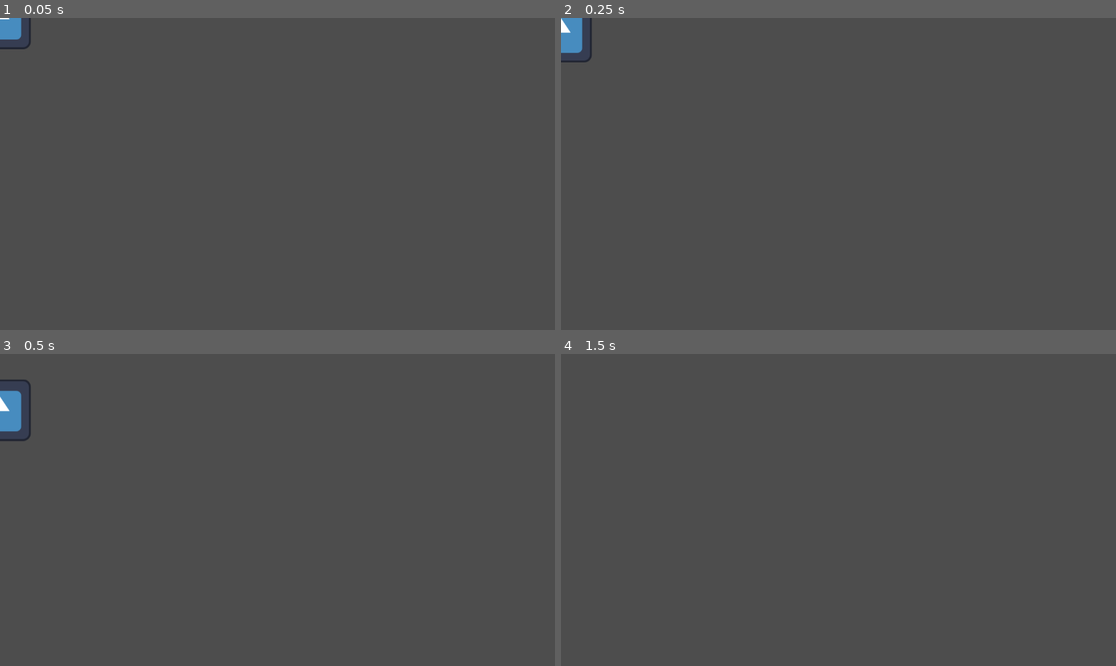
Above: before the commit, frames 1-4 (two rows, left to right).
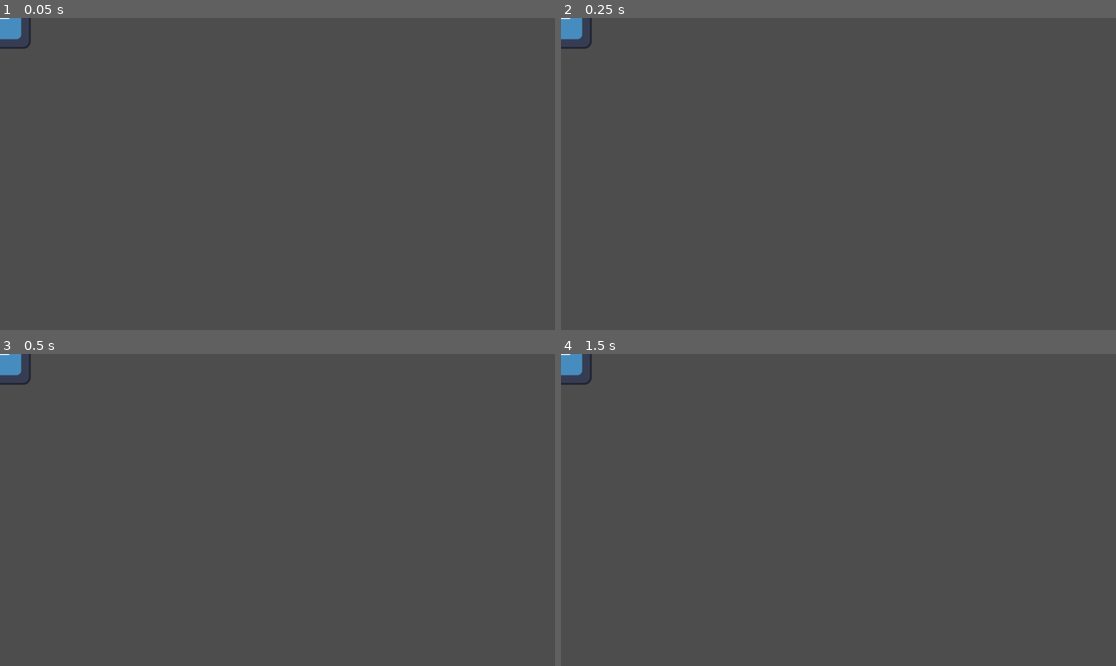
Above: after the commit, the same moments.

Repository: ygda-org/frog-jam
Game: Godot game, scene res://scenes/enemies/kite.tscn
Two runs of this game, one before a commit and one after it. Both use one fixed random seed, a clock stepped at 60 frames per second and the inputs below. This scene is started directly instead of the project's main scene. The engine's default icon, where the game draws it, is replaced by a stand-in: a white triangle on a blue panel in a dark square.
Inputs (mouse positions are in pixels of both pictures, inside the frame that each line leads up to):
- Up to frame 1 (0.05 s): no input
- Up to frame 2 (0.25 s): no input
- Up to frame 3 (0.5 s): no input
- Up to frame 4 (1.5 s): move the mouse to (960, 494) at 0.52 s; click (960, 494) at 0.67 s; move the mouse to (727, 525) at 1.27 s; click (727, 525) at 1.42 s

The runs differ from the first frame. In frame 1, less than 0.1% of the frame differs, in the area x 0-5%, y 0-11%; in frame 2, 0.3%; in frame 3, 0.9%, in the area x 0-6%, y 0-28%; in frame 4, 0.3%.
Error before the commit: Invalid access to property or key 'body_entered' on a base object of type 'Nil'. (res://scripts/base_enemy.gd:9)

Commit message:
Enemy stuff

Diff:
--- a/scenes/enemies/asteroid.tscn
+++ b/scenes/enemies/asteroid.tscn
@@ -1,3 +1,20 @@
-[gd_scene format=3 uid="uid://b6y3ebdr56vi2"]
+[gd_scene load_steps=5 format=3 uid="uid://b6y3ebdr56vi2"]
 
-[node name="Asteroid" type="Node2D"]
+[ext_resource type="Script" uid="uid://c58tvfxt37dea" path="res://scripts/asteroid.gd" id="1_08eb2"]
+[ext_resource type="PackedScene" uid="uid://drgak3ksju5sm" path="res://scenes/enemies/base_enemy_component.tscn" id="2_2h6hj"]
+[ext_resource type="Texture2D" uid="uid://b6uxw5tpddsw0" path="res://assets/images/Asteroid 1.png" id="3_j2n00"]
+
+[sub_resource type="CircleShape2D" id="CircleShape2D_w7b4c"]
+radius = 333.0
+
+[node name="Asteroid" type="RigidBody2D"]
+script = ExtResource("1_08eb2")
+
+[node name="BaseEnemyComponent" parent="." node_paths=PackedStringArray("parent") instance=ExtResource("2_2h6hj")]
+parent = NodePath("..")
+
+[node name="Sprite2D" type="Sprite2D" parent="."]
+texture = ExtResource("3_j2n00")
+
+[node name="CollisionShape2D" type="CollisionShape2D" parent="."]
+shape = SubResource("CircleShape2D_w7b4c")
--- a/scenes/enemies/kite.tscn
+++ b/scenes/enemies/kite.tscn
@@ -20,9 +20,11 @@
 }]
 
 [node name="Kite" type="RigidBody2D"]
+freeze = true
 script = ExtResource("1_jhdmt")
 
-[node name="BaseEnemyComponent" parent="." instance=ExtResource("3_okv3r")]
+[node name="BaseEnemyComponent" parent="." node_paths=PackedStringArray("parent") instance=ExtResource("3_okv3r")]
+parent = NodePath("..")
 
 [node name="Anim" type="AnimatedSprite2D" parent="."]
 sprite_frames = SubResource("SpriteFrames_jhdmt")
--- a/scripts/asteroid.gd
+++ b/scripts/asteroid.gd
@@ -1,10 +1,17 @@
 extends RigidBody2D
+const ASTEROID_1 = preload("res://assets/images/Asteroid 1.png")
+const ASTEROID_2 = preload("res://assets/images/Asteroid 2.png")
+const ASTEROID_3 = preload("res://assets/images/Asteroid 3.png")
+const ASTEROID_4 = preload("res://assets/images/Asteroid 4.png")
 
+var textures = [ASTEROID_1, ASTEROID_2, ASTEROID_3, ASTEROID_4]
+
+var random = RandomNumberGenerator.new()
 
 # Called when the node enters the scene tree for the first time.
 func _ready() -> void:
-	pass # Replace with function body.
-
+	var sprite = textures[random.randi_range(0,3)]
+	$Sprite2D.texture = sprite
 
 # Called every frame. 'delta' is the elapsed time since the previous frame.
 func _process(delta: float) -> void:
